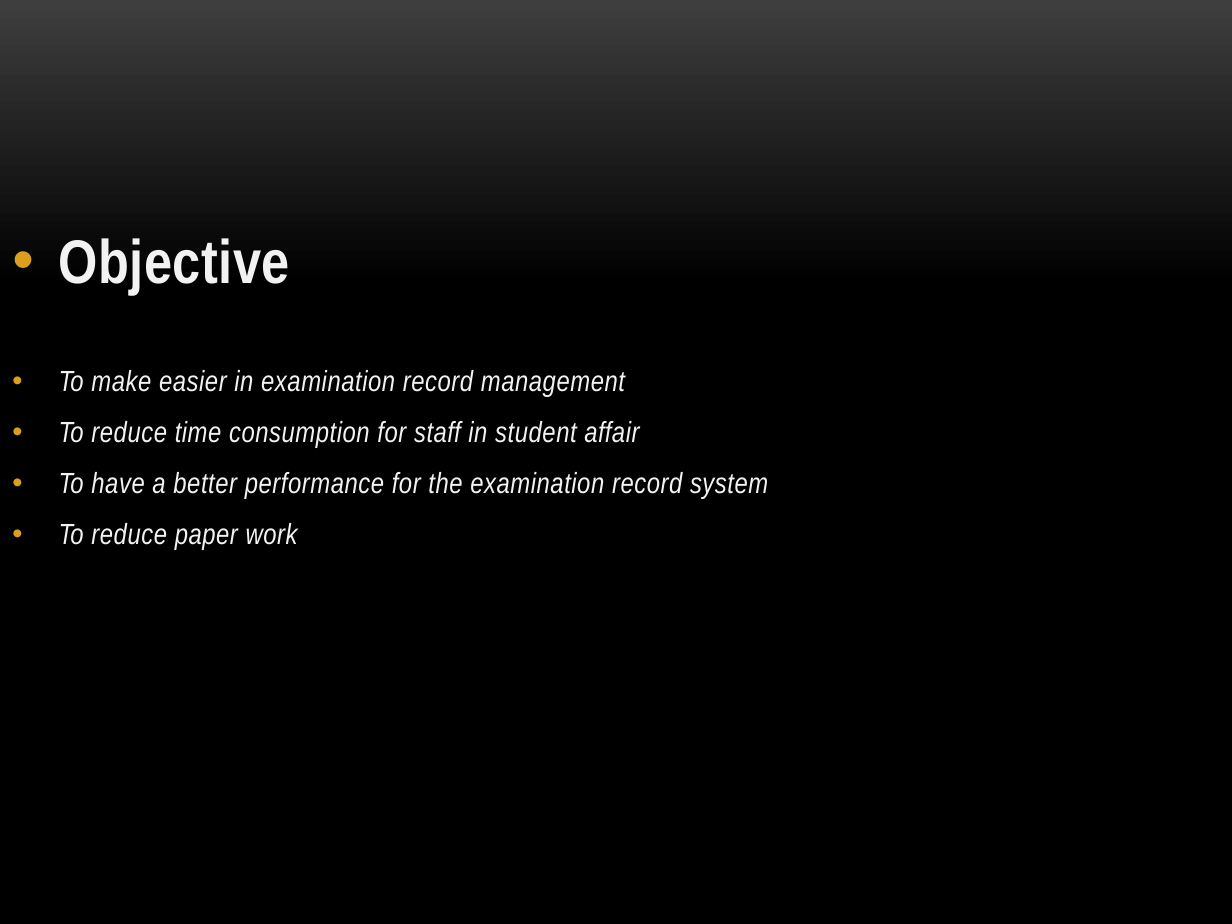
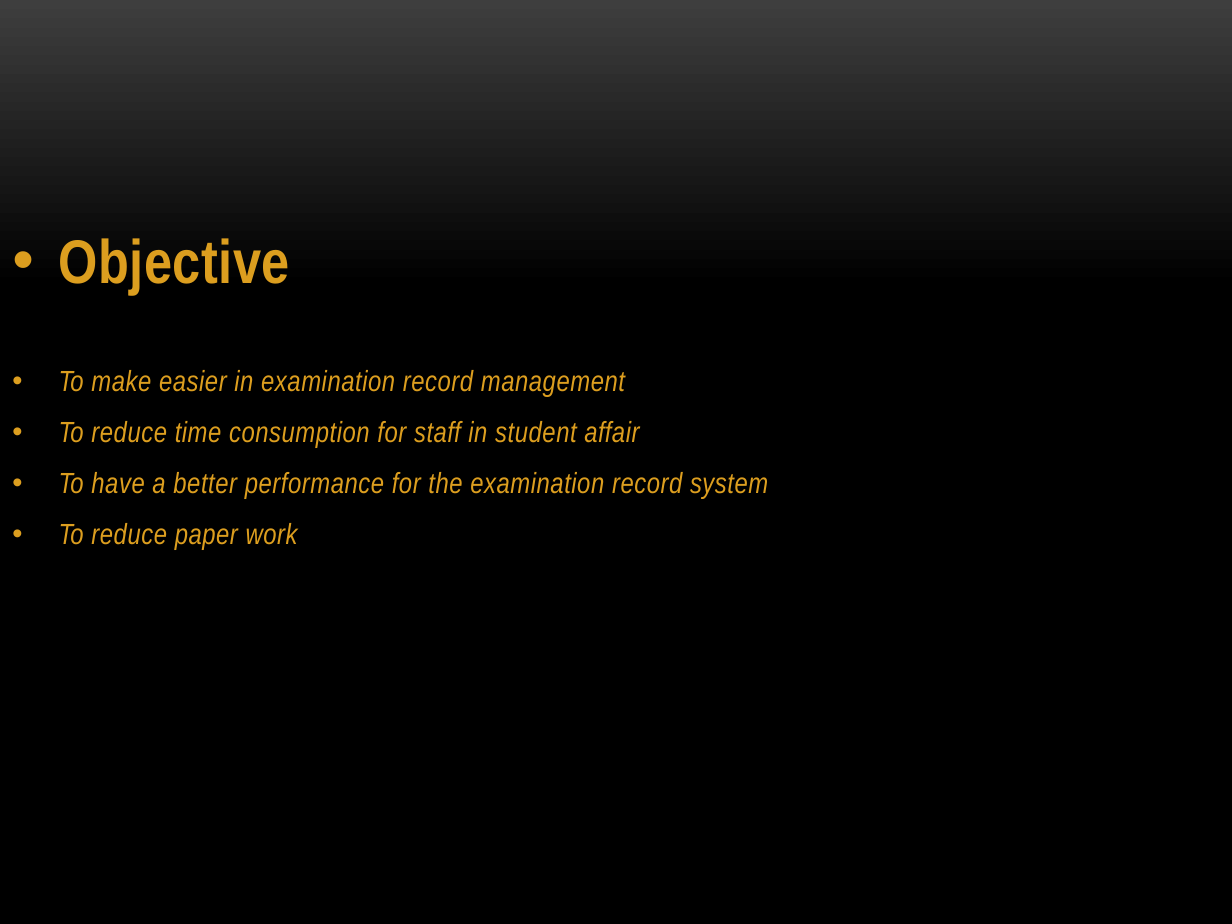
Before and after one commit to team7mit/ExamRecordQQ, a slide deck: slide 6 of Examination Record Management System.pptx. Drawn at 1232x924 pixels with LibreOffice and Linux fonts; fonts in the diff are those of the drawing; background and template pictures are left out. Boxes give left, top, right and bottom in pixels: in the first picture for what was removed or moved away, otherwise in the second. Text is boxed around its words. In the diff, an @@ line names an element or a change of style, - is before the commit and + after.

```diff
--- a/Examination Record Management System.pptx
+++ b/Examination Record Management System.pptx
@@ text "Objective" at (59,238,768,550): text colour #F2F2F2 to #DC9E1F @@
```
Also in this commit, not shown: 12 other slides changed.
